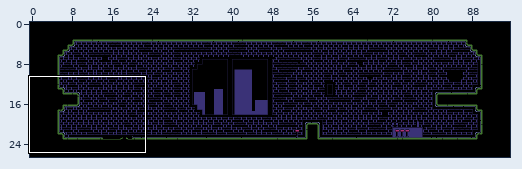
One commit to this Tiled map: assets/levels/testroom.tmx. Above, an overview of the earlier version with the close-up marked.
Close-up. Before the commit:
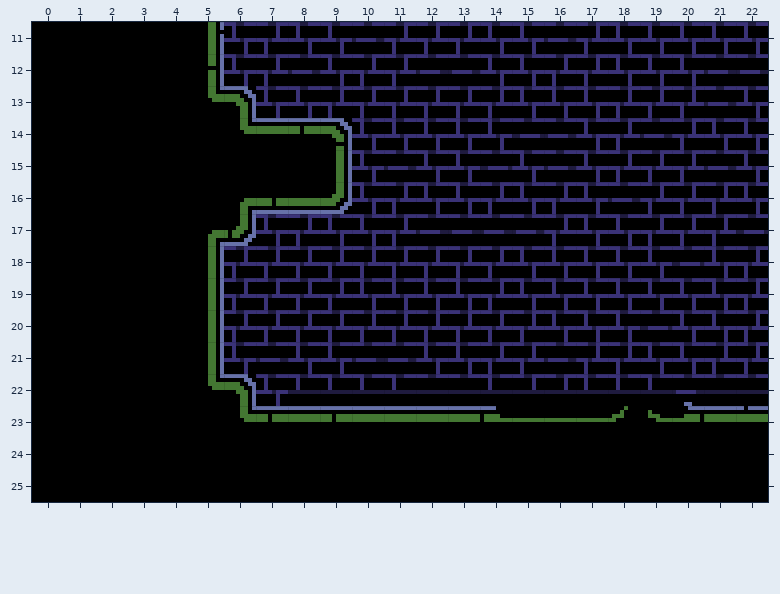
Cells are 8x8 px. Shown: x 0..22, y 11..25.
The same view after the edit:
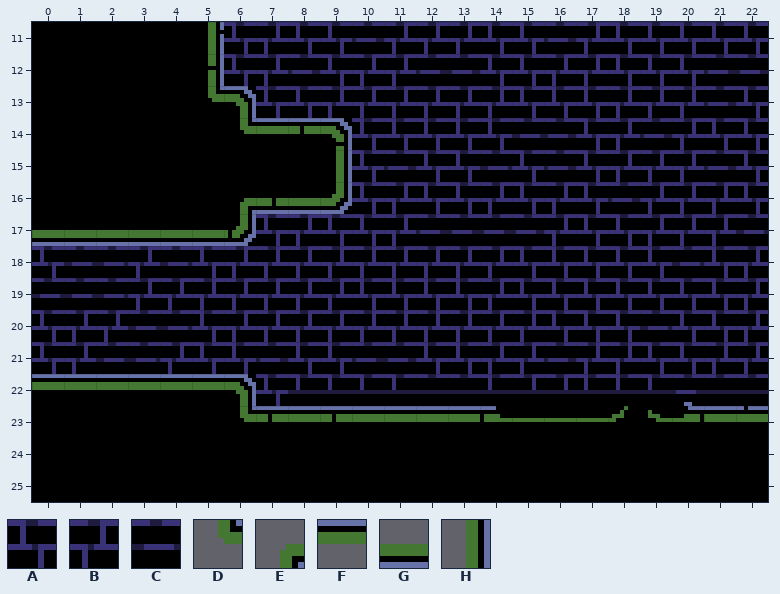
Key: from "spritesheet0": A 18, B 18 flipped left-right, C 19, D 35 turned 180, E 35 turned 270, F 36, G 36 turned 180, H 36 turned 90.
_ is an empty cell.
From old to new:
Layer "details background":
y 18: x 0..5 ______ -> ACCBCA
y 19: x 0..5 ______ -> CCCBBB
y 20: x 0..5 ______ -> ABBCCA
y 21: x 0..5 ______ -> ABCCBA
Layer "detail2":
y 17: x 0..5 _____E -> GGGGGG
y 18..21: x 5 H -> _
y 22: x 0..5 _____D -> FFFFFF
Changed places in both close-ups, as pixel boxes (x1, y1, x2, y2):
changed: (32, 230, 224, 390)
